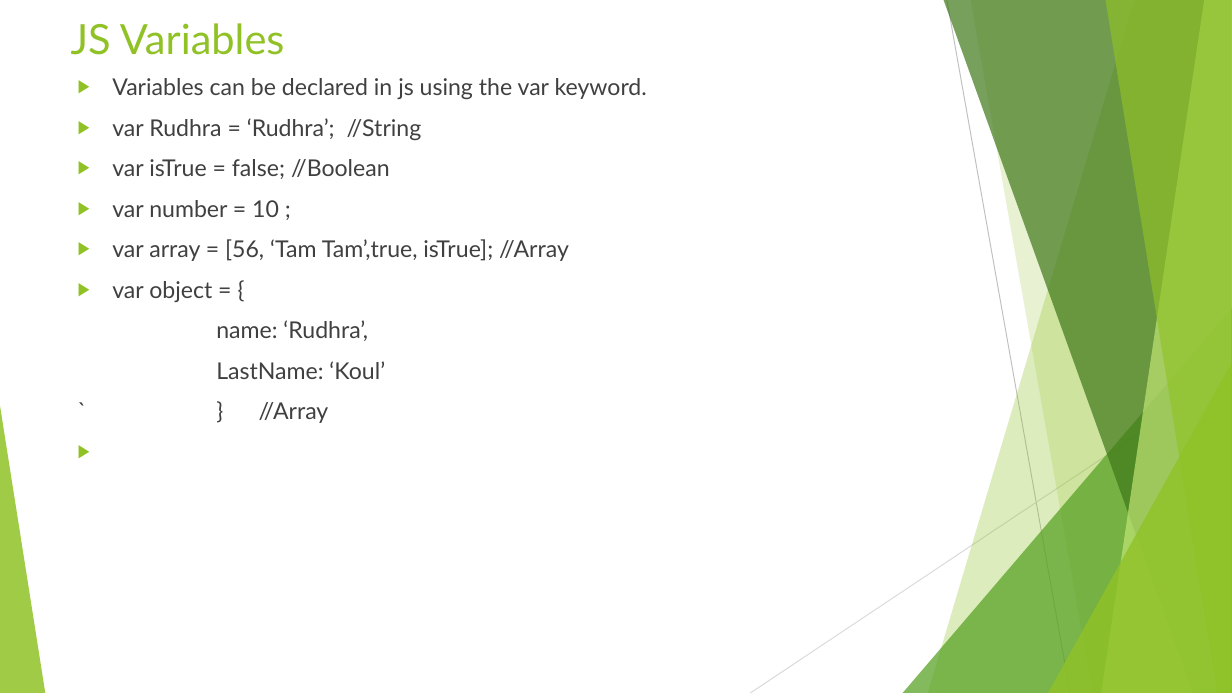
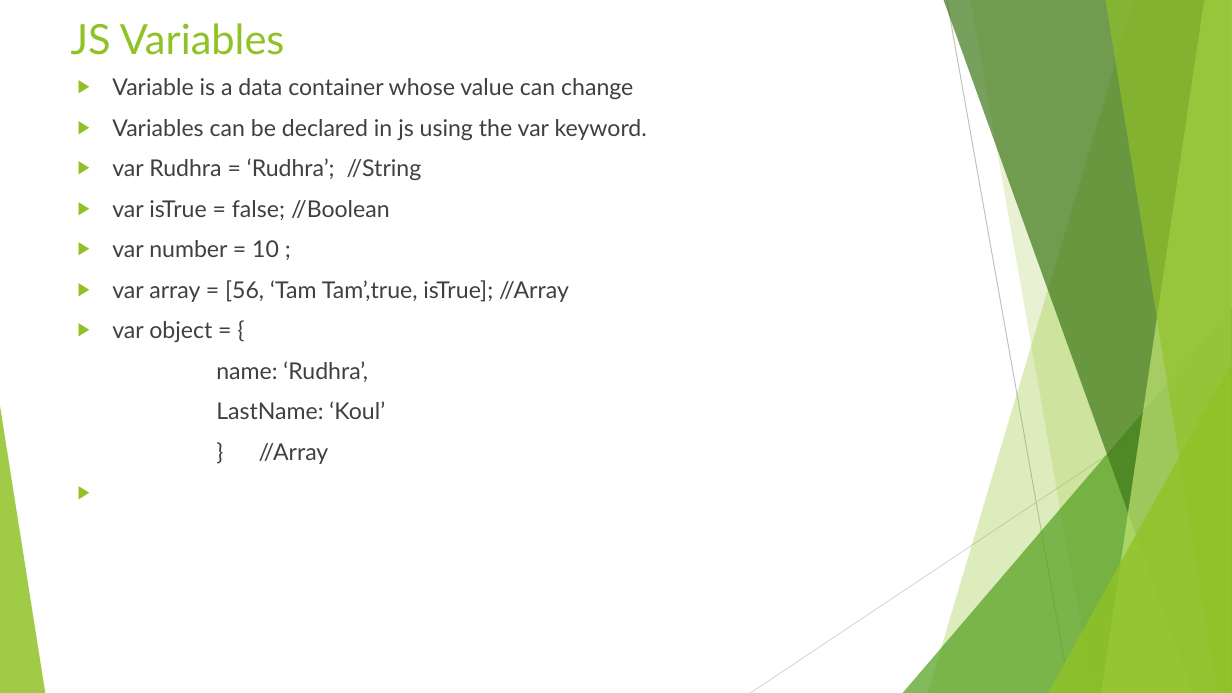
Before and after one commit to rudhrainfogain/JavaScript, a slide deck: slide 13 of PPT/JavaScriptTraining.pptx (slide 12 before the commit). Drawn at 1232x693 pixels with LibreOffice and Linux fonts; fonts in the diff are those of the drawing. Boxes give left, top, right and bottom in pixels: in the first picture for what was removed or moved away, otherwise in the second. Text is boxed around its words. In the diff, an @@ line names an element or a change of style, - is before the commit and + after.

Commit message:
data types and operators

```diff
--- a/PPT/JavaScriptTraining.pptx
+++ b/PPT/JavaScriptTraining.pptx
@@ text at (112, 78, 633, 99): paragraph added @@
+▶ Variable is a data container whose value can change
@@ text at (259, 443, 329, 464): text changed @@
-` } //Array
+} //Array
```
Also in this commit, not shown: 3 other slides changed, 10 slides added, 11 other files.
